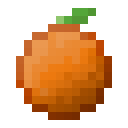
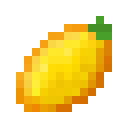
The second 128×128 image is a revision of the first. Changes to its layers:
added layer "Lemon 2" above "Lemon" over (x1=16, y1=16, x2=112, y2=112)
renamed "Lemon copy" to "Lemon", showed it, moved it above "Lemon Seeds" over (x1=16, y1=24, x2=112, y2=112)
hid "Orange", moved it above "Orange Seeds", painted on it over (x1=16, y1=8, x2=112, y2=120)
